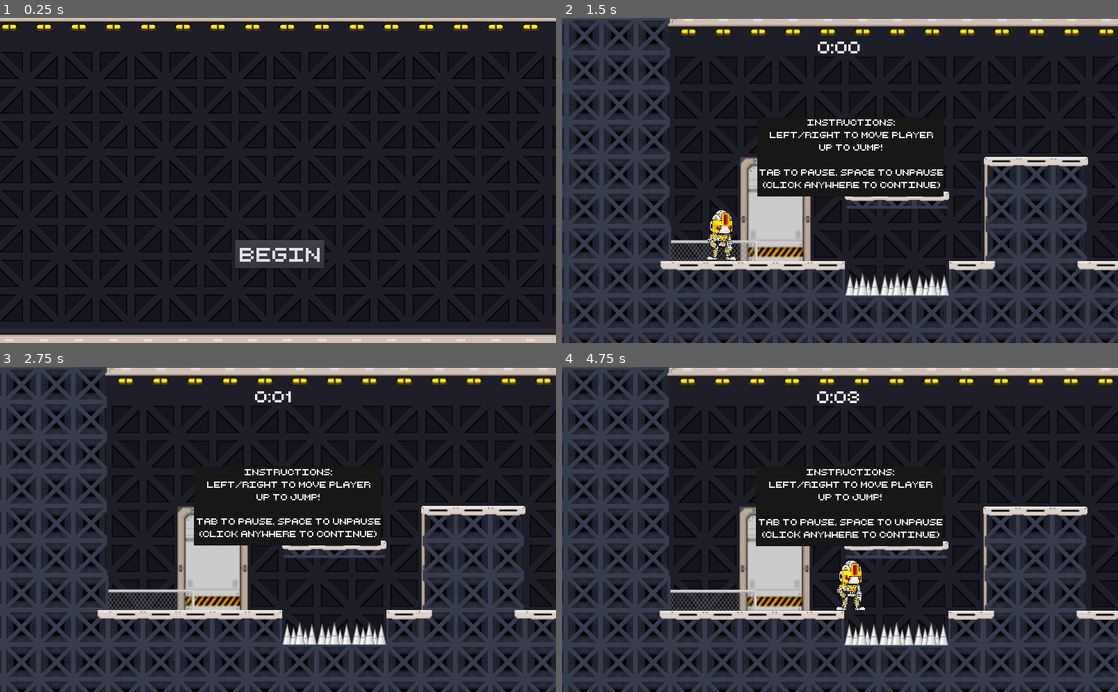
Above: before the commit, frames 1-4 (two rows, left to right).
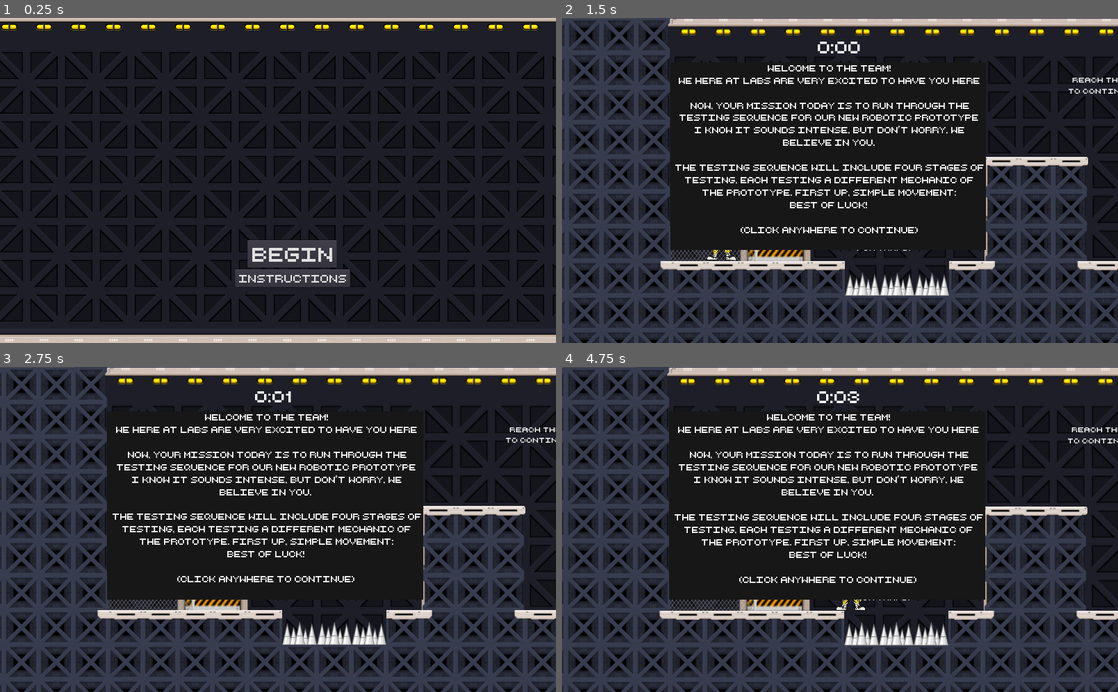
Above: after the commit, the same moments.

Repository: bsu-cs315/FP-LABS
Game: Godot game, scene res://src/TitleScreen.tscn
Same seed, same stepped clock (60 frames per second), same inputs: the game is played once before the commit and once after it.
Inputs (mouse positions are in pixels of both pictures, inside the frame that each line leads up to):
- Up to frame 1 (0.25 s): no input
- Up to frame 2 (1.5 s): click (856, 278) at 0.5 s, where only the run after the commit has a clickable "Instructions"; click "BEGIN" at 1.25 s
- Up to frame 3 (2.75 s): hold Right (move_right) from 2.03 s (still down); tap Up (jump) at 2.1, 2.27, 2.57 s
- Up to frame 4 (4.75 s): tap Up (jump) at 2.85, 3.02, 3.32, 3.6, 4.35, 4.52 s; release Right (move_right) at 3.53 s; hold Left (move_left) 3.53-4.28 s; hold Right (move_right) from 4.28 s (still down)

The runs differ from the first frame. In frame 1, 1.8% of the frame differs, in the area x 42-63%, y 68-83%; in frame 2, 8.2%; in frame 3, 7.9%; in frame 4, 8.3%, in the area x 19-100%, y 14-72%.
Error in both runs: Invalid operands 'RID' and 'int' in operator '=='. (res://src/Level-1.gd:85)

Commit message:
Add instructions to levels, including story goals

Diff:
--- a/src/Level-1.tscn
+++ b/src/Level-1.tscn
@@ -363,7 +363,7 @@
 points = PoolVector2Array( 0, 32, 64, 32, 64, 64, 0, 64 )
 
 [sub_resource type="ConvexPolygonShape2D" id=19]
-points = PoolVector2Array( 0, 0, 64, 0, 64, 32, 0, 32 )
+points = PoolVector2Array( 0, 32, 64, 32, 64, 64, 0, 64 )
 
 [sub_resource type="TileSet" id=20]
 9/name = "Fence (1).png 9"
@@ -787,6 +787,10 @@
 } ]
 32/z_index = 0
 
+[sub_resource type="DynamicFont" id=37]
+size = 14
+font_data = ExtResource( 16 )
+
 [sub_resource type="ConvexPolygonShape2D" id=21]
 points = PoolVector2Array( 29, 0, 54, 11, 61, 31, 55, 51, 36, 63, 8, 53, 0, 31, 9, 11 )
 
@@ -962,6 +966,58 @@
 format = 1
 tile_data = PoolIntArray( -1, 17, 0, -65536, 17, 0, -65535, 17, 0, -65534, 17, 0, -65533, 17, 0, -65532, 17, 0, -65531, …(4530 unchanged characters)…
 
+[node name="RunInstructLabel" type="Label" parent="."]
+margin_left = 24.0
+margin_top = 209.0
+margin_right = 252.0
+margin_bottom = 252.0
+custom_fonts/font = SubResource( 37 )
+text = "A/D, left/right,
+or left stick to run!"
+align = 1
+__meta__ = {
+"_edit_use_anchors_": false
+}
+
+[node name="JumpInstructLabel" type="Label" parent="."]
+margin_left = 247.0
+margin_top = 266.0
+margin_right = 475.0
+margin_bottom = 309.0
+custom_fonts/font = SubResource( 37 )
+text = "W, up, or Cross/A/B
+to jump!"
+align = 1
+__meta__ = {
+"_edit_use_anchors_": false
+}
+
+[node name="TrapsInstructLabel" type="Label" parent="."]
+margin_left = 278.0
+margin_top = 395.0
+margin_right = 506.0
+margin_bottom = 438.0
+custom_fonts/font = SubResource( 37 )
+text = "Watch out
+for traps!"
+align = 1
+__meta__ = {
+"_edit_use_anchors_": false
+}
+
+[node name="GoalInstructLabel" type="Label" parent="."]
+margin_left = 721.0
+margin_top = 105.0
+margin_right = 949.0
+margin_bottom = 148.0
+custom_fonts/font = SubResource( 37 )
+text = "Reach the end fence
+to continue testing!"
+align = 1
+__meta__ = {
+"_edit_use_anchors_": false
+}
+
 [node name="Player" parent="." instance=ExtResource( 17 )]
 position = Vector2( 96.2448, 397.516 )
 
@@ -1113,7 +1169,6 @@
 
 [node name="PausePopup" type="Popup" parent="."]
 pause_mode = 2
-visible = true
 margin_left = 973.919
 margin_top = 654.756
 margin_right = 1410.92
@@ -1160,24 +1215,34 @@
 text = "Main Menu"
 
 [node name="InstructionsPopup" type="Popup" parent="."]
-visible = true
-margin_left = 204.832
-margin_top = 197.036
-margin_right = 548.832
-margin_bottom = 319.036
+margin_left = 243.832
+margin_top = 228.036
+margin_right = 587.832
+margin_bottom = 350.036
+__meta__ = {
+"_edit_use_anchors_": false
+}
 
 [node name="Instructions" type="Label" parent="InstructionsPopup"]
-margin_left = -46.7194
-margin_top = -14.6833
-margin_right = 297.281
-margin_bottom = 132.317
+margin_left = -245.719
+margin_top = -146.683
+margin_right = 336.281
+margin_bottom = 200.317
 custom_styles/normal = SubResource( 35 )
 custom_fonts/font = SubResource( 36 )
-text = "Instructions:
-Left/Right to move player
-Up to jump!
-
-Tab to pause, space to unpause
+text = "Welcome to the team!
+We here at LABS are very excited to have you here
+
+Now, your mission today is to run through the
+testing sequence for our new robotic prototype
+I know it sounds intense, but don't worry, we
+believe in you.
+
+The testing sequence will include four stages of
+testing, each testing a different mechanic of
+the prototype. First up, simple movement:
+Best of luck!
+
 (click anywhere to continue)"
 align = 1
 __meta__ = {
--- a/src/Level-2.tscn
+++ b/src/Level-2.tscn
@@ -788,6 +788,10 @@
 } ]
 32/z_index = 0
 
+[sub_resource type="DynamicFont" id=41]
+size = 14
+font_data = ExtResource( 16 )
+
 [sub_resource type="ConvexPolygonShape2D" id=21]
 points = PoolVector2Array( 29, 0, 54, 11, 61, 31, 55, 51, 36, 63, 8, 53, 0, 31, 9, 11 )
 
@@ -968,6 +972,32 @@
 format = 1
 tile_data = PoolIntArray( -262145, 17, 0, -327680, 17, 0, -327679, 17, 0, -327678, 17, 0, -327677, 17, 0, -327676, 17,  …(4524 unchanged characters)…
 
+[node name="DoubleJumpInstructLabel" type="Label" parent="."]
+margin_left = 41.6223
+margin_top = 318.707
+margin_right = 269.622
+margin_bottom = 361.707
+custom_fonts/font = SubResource( 41 )
+text = "In the air, press jump
+again to double jump!"
+align = 1
+__meta__ = {
+"_edit_use_anchors_": false
+}
+
+[node name="GoalInstructLabel" type="Label" parent="."]
+margin_left = 420.979
+margin_top = 121.299
+margin_right = 648.979
+margin_bottom = 164.299
+custom_fonts/font = SubResource( 41 )
+text = "Reach the end fence
+to continue testing!"
+align = 1
+__meta__ = {
+"_edit_use_anchors_": false
+}
+
 [node name="Player" parent="." instance=ExtResource( 17 )]
 position = Vector2( 59.3794, 459.671 )
 
@@ -1198,20 +1228,23 @@
 margin_top = 197.036
 margin_right = 548.832
 margin_bottom = 319.036
+__meta__ = {
+"_edit_use_anchors_": false
+}
 
 [node name="Instructions" type="Label" parent="InstructionsPopup"]
-margin_left = -46.7194
-margin_top = -14.6833
-margin_right = 297.281
-margin_bottom = 132.317
+margin_left = -175.154
+margin_top = 26.9389
+margin_right = 262.846
+margin_bottom = 173.939
 custom_styles/normal = SubResource( 38 )
 custom_fonts/font = SubResource( 39 )
-text = "Instructions:
-Left/Right to move player
-Up to jump!
-
-Tab to pause, space to unpause
-(click anywhere to continue)"
+text = "Good work recruit!
+Simple movement looks great. Now, to
+something a little more challenging:
+double jumping
+
+Test away!"
 align = 1
 __meta__ = {
 "_edit_use_anchors_": false
--- a/src/TitleScreen.gd
+++ b/src/TitleScreen.gd
@@ -4,6 +4,7 @@
 onready var music_player = $IntroPlayer
 onready var background = $ParallaxBackground
 onready var background_layer = $ParallaxBackground/ParallaxLayer
+onready var instructions_popup = $InstructionsPopup
 
 var level_scene_path = "res://src/Level-1.tscn"
 
@@ -21,3 +22,7 @@
 
 func _on_StartButton_pressed():
 	var _ignored = get_tree().change_scene(level_scene_path)
+
+
+func _on_InstructionsButton_pressed():
+	instructions_popup.popup()
--- a/src/TitleScreen.tscn
+++ b/src/TitleScreen.tscn
@@ -75,6 +75,16 @@
 size = 35
 font_data = ExtResource( 7 )
 
+[sub_resource type="DynamicFont" id=4]
+size = 20
+font_data = ExtResource( 7 )
+
+[sub_resource type="StyleBoxFlat" id=5]
+bg_color = Color( 0.0941176, 0.0941176, 0.0941176, 1 )
+
+[sub_resource type="DynamicFont" id=6]
+font_data = ExtResource( 7 )
+
 [node name="TitleScreen" type="Node2D"]
 script = ExtResource( 1 )
 
@@ -102,16 +112,62 @@
 "_edit_use_anchors_": false
 }
 
-[node name="StartButton" type="Button" parent="."]
-anchor_right = 1.0
-anchor_bottom = 1.0
+[node name="VBoxContainer" type="VBoxContainer" parent="."]
 margin_left = 432.871
 margin_top = 410.276
 margin_right = 590.871
-margin_bottom = 462.276
+margin_bottom = 486.276
+size_flags_horizontal = 5
+alignment = 1
+__meta__ = {
+"_edit_use_anchors_": false
+}
+
+[node name="StartButton" type="Button" parent="VBoxContainer"]
+margin_left = 27.0
+margin_right = 185.0
+margin_bottom = 52.0
 hint_tooltip = "Start the game!"
+size_flags_horizontal = 4
 custom_fonts/font = SubResource( 3 )
 text = "BEGIN"
+__meta__ = {
+"_edit_use_anchors_": false
+}
+
+[node name="InstructionsButton" type="Button" parent="VBoxContainer"]
+margin_top = 56.0
+margin_right = 212.0
+margin_bottom = 89.0
+custom_fonts/font = SubResource( 4 )
+text = "Instructions"
+
+[node name="InstructionsPopup" type="Popup" parent="."]
+margin_left = 317.0
+margin_top = 187.0
+margin_right = 357.0
+margin_bottom = 227.0
+__meta__ = {
+"_edit_use_anchors_": false
+}
+
+[node name="Instructions" type="Label" parent="InstructionsPopup"]
+margin_right = 431.0
+margin_bottom = 254.0
+custom_styles/normal = SubResource( 5 )
+custom_fonts/font = SubResource( 6 )
+text = "How to play!
+Keyboard:
+- WASD or arrow keys to move and jump
+- Tab to pause game, space to unpause
+
+Controller:
+- Left stick to move left or right
+- Cross/A/B to jump!
+- Options/Start/+ to pause
+- Circle/B/A to unpause"
+align = 1
+autowrap = true
 __meta__ = {
 "_edit_use_anchors_": false
 }
@@ -120,4 +176,5 @@
 stream = ExtResource( 8 )
 volume_db = -10.0
 autoplay = true
-[connection signal="pressed" from="StartButton" to="." method="_on_StartButton_pressed"]
+[connection signal="pressed" from="VBoxContainer/StartButton" to="." method="_on_StartButton_pressed"]
+[connection signal="pressed" from="VBoxContainer/InstructionsButton" to="." method="_on_InstructionsButton_pressed"]
Not shown: 1 places in src/Level-1.tscn that only renumber resources
Not shown: 1 places in src/Level-2.tscn that only renumber resources
Not shown: 1 places in src/TitleScreen.tscn that only renumber resources
